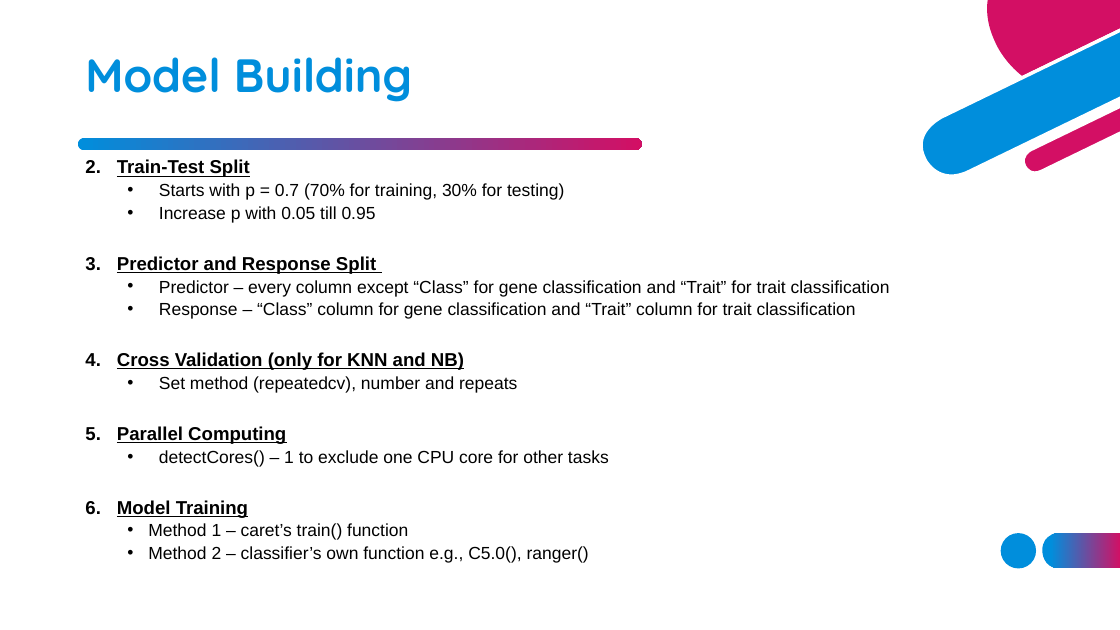
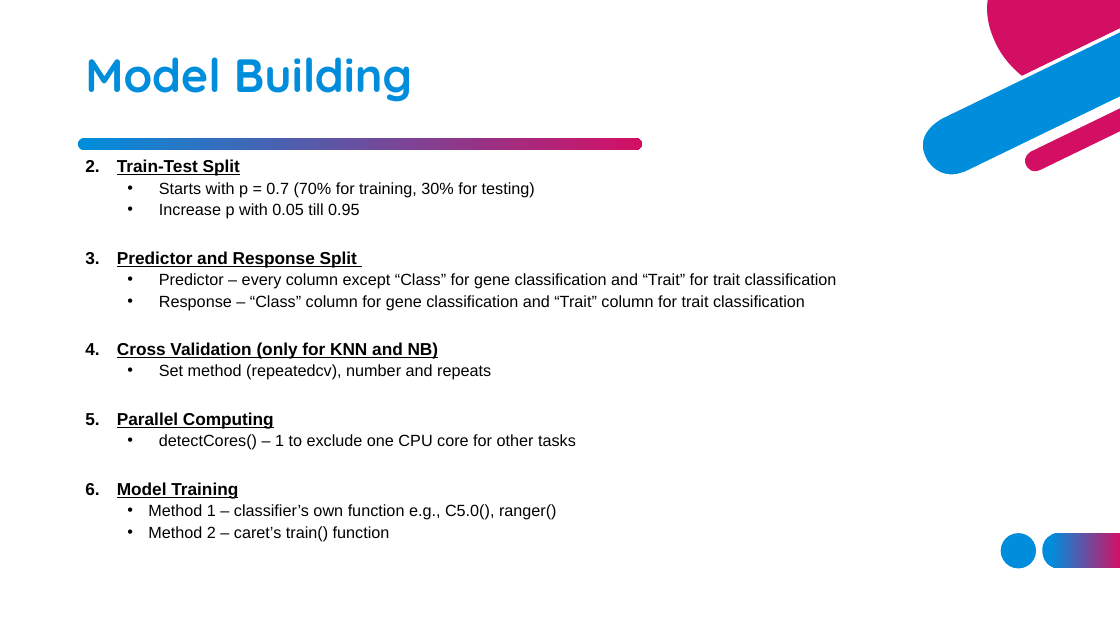
Before and after one commit to Kok-Herng/gene-classification-ML-framework, a slide deck: slide 14 of FYP Workshop.pptx. Drawn at 1120x630 pixels with LibreOffice and Linux fonts; fonts in the diff are those of the drawing. Boxes give left, top, right and bottom in pixels: in the first picture for what was removed or moved away, otherwise in the second. Text is boxed around its words. In the diff, an @@ line names an element or a change of style, - is before the commit and + after.

```diff
--- a/FYP Workshop.pptx
+++ b/FYP Workshop.pptx
@@ text at bbox=[117, 159, 837, 499]: size 16 to 14.8 pt in "Train-Test Split", "Predictor and Response Split", "Cross Validation (only for KNN and NB)", "Parallel Computing" and 1 more places; size 15 to 13.9 pt in "Starts with p = 0.7 (70% for ...", "Increase p with 0.05 till 0.95", "Predictor – every column except “Class” for ...", "Response – “Class” column for gene classification ..." and 2 more places @@
@@ text at bbox=[148, 504, 557, 541]: text changed; size 15 to 13.9 pt @@
-  • Method 1 – caret’s train() function
-  • Method 2 – classifier’s own function e.g., C5.0(), ranger()
+  • Method 1 – classifier’s own function e.g., C5.0(), ranger()
+  • Method 2 – caret’s train() function
```
Also in this commit, not shown: 2 other slides changed.
